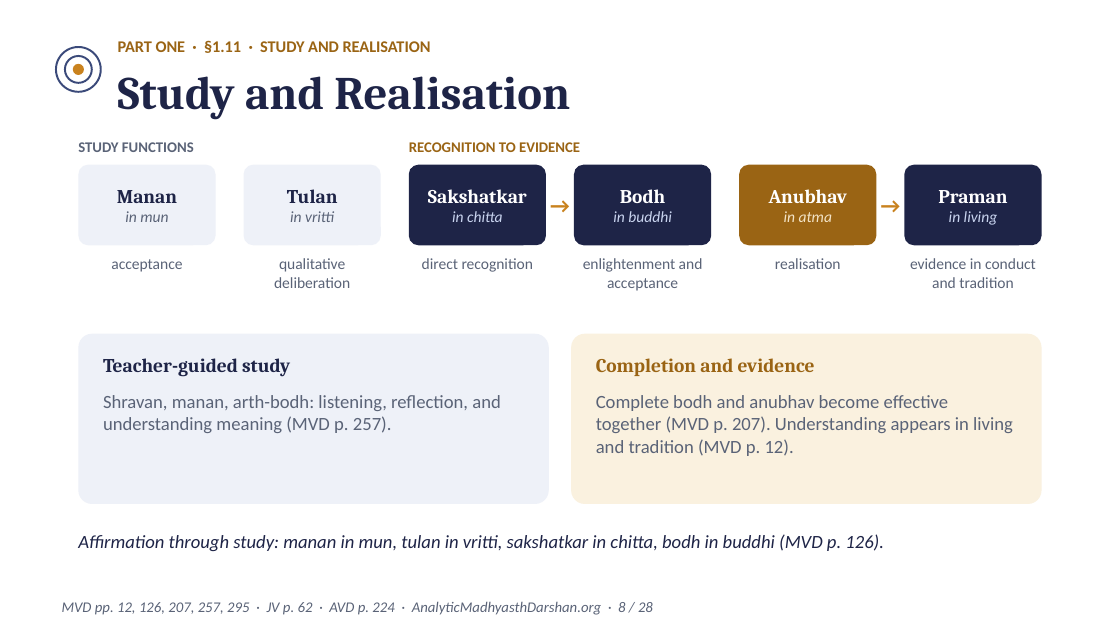
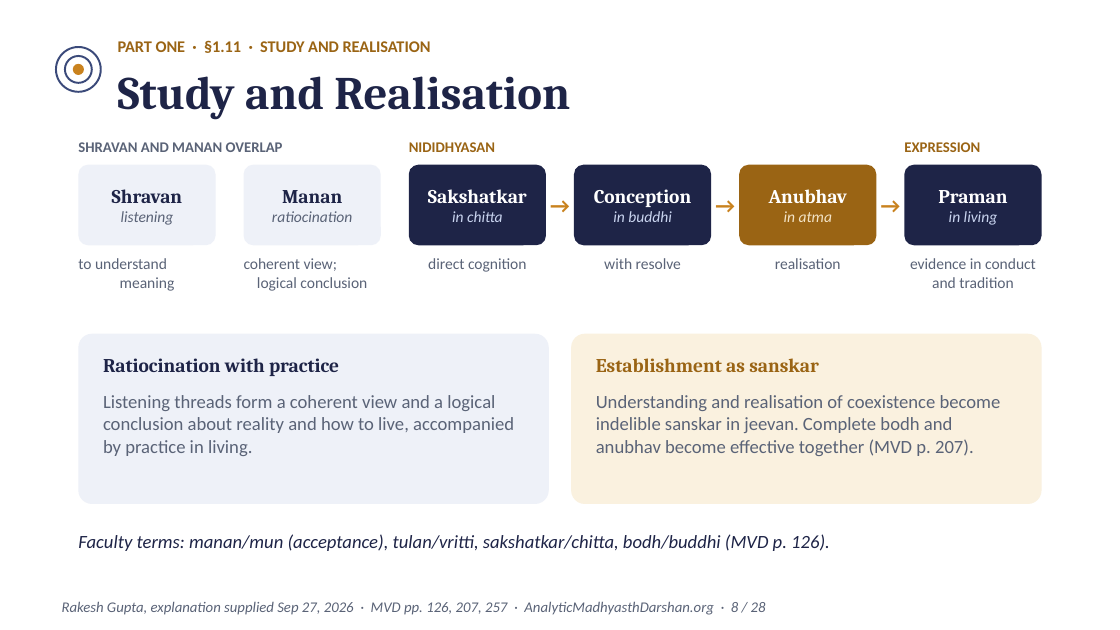
Before and after one commit to raghavamohan/AnalyticMadhyasthDarshan, a slide deck: slide 8 of Studies/Spiritual-Practice-And-Realization/Spiritual-Practice-And-Realization-Madhyasth-Darshan.pptx. Drawn at 1120x630 pixels with LibreOffice and Linux fonts; fonts in the diff are those of the drawing. Boxes give left, top, right and bottom in pixels: in the first picture for what was removed or moved away, otherwise in the second. Text is boxed around its words. In the diff, an @@ line names an element or a change of style, - is before the commit and + after.

Commit message:
Integrate Gupta's account of shravan manan and nididhyasan

```diff
--- a/Studies/Spiritual-Practice-And-Realization/Spiritual-Practice-And-Realization-Madhyasth-Darshan.pptx
+++ b/Studies/Spiritual-Practice-And-Realization/Spiritual-Practice-And-Realization-Madhyasth-Darshan.pptx
@@ text at <box>78,142,283,152</box>: text changed @@
-STUDY FUNCTIONS
+SHRAVAN AND MANAN OVERLAP
@@ text at <box>409,142,495,152</box>: text changed @@
-RECOGNITION TO EVIDENCE
+NIDIDHYASAN
@@ text added at <box>904,142,980,152</box>, 9.5 pt, text #9A6414, bold @@
+EXPRESSION
@@ text added at <box>711,177,739,233</box>, 14 pt, text #C9821E, bold @@
+→
@@ text at <box>112,189,182,225</box>: text changed; size 12.5 to 10 pt; font Cambria to Calibri; text colour #1E2447 to #5A6377; bold off; italic on @@
-Manan
-in mun
+Shravan
+listening
@@ text at <box>272,190,352,222</box>: text changed @@
-Tulan
-in vritti
+Manan
+ratiocination
@@ text at <box>594,189,691,207</box>: text changed @@
-Bodh
+Conception
@@ text at <box>78,258,175,291</box>: text changed @@
-acceptance
+to understand
+meaning
@@ text at <box>244,258,367,291</box>: text changed @@
-qualitative deliberation
+coherent view;
+logical conclusion
@@ text at <box>428,258,527,272</box>: text changed @@
-direct recognition
+direct cognition
@@ text at <box>604,258,681,269</box>: text changed @@
-enlightenment and acceptance
+with resolve
@@ text at <box>103,358,339,376</box>: text changed @@
-Teacher-guided study
+Ratiocination with practice
@@ text at <box>596,358,819,372</box>: text changed @@
-Completion and evidence
+Establishment as sanskar
@@ text at <box>103,395,514,456</box>: text changed @@
-Shravan, manan, arth-bodh: listening, reflection, and understanding meaning (MVD p. 257).
+Listening threads form a coherent view and a logical conclusion about reality and how to live, accompanied by practice in living.
@@ text at <box>596,395,1001,456</box>: text changed @@
-Complete bodh and anubhav become effective together (MVD p. 207). Understanding appears in living and tradition (MVD p. 12).
+Understanding and realisation of coexistence become indelible sanskar in jeevan. Complete bodh and anubhav become effective together (MVD p. 207).
@@ text at <box>78,534,830,551</box>: text changed @@
-Affirmation through study: manan in mun, tulan in vritti, sakshatkar in chitta, bodh in buddhi (MVD p. 126).
+Faculty terms: manan/mun (acceptance), tulan/vritti, sakshatkar/chitta, bodh/buddhi (MVD p. 126).
@@ text at <box>62,601,766,615</box>: text changed @@
-MVD pp. 12, 126, 207, 257, 295 · JV p. 62 · AVD p. 224 · AnalyticMadhyasthDarshan.org · 8 / 28
+Rakesh Gupta, explanation supplied Sep 27, 2026 · MVD pp. 126, 207, 257 · AnalyticMadhyasthDarshan.org · 8 / 28
```
Also in this commit, not shown: 18 other files.
